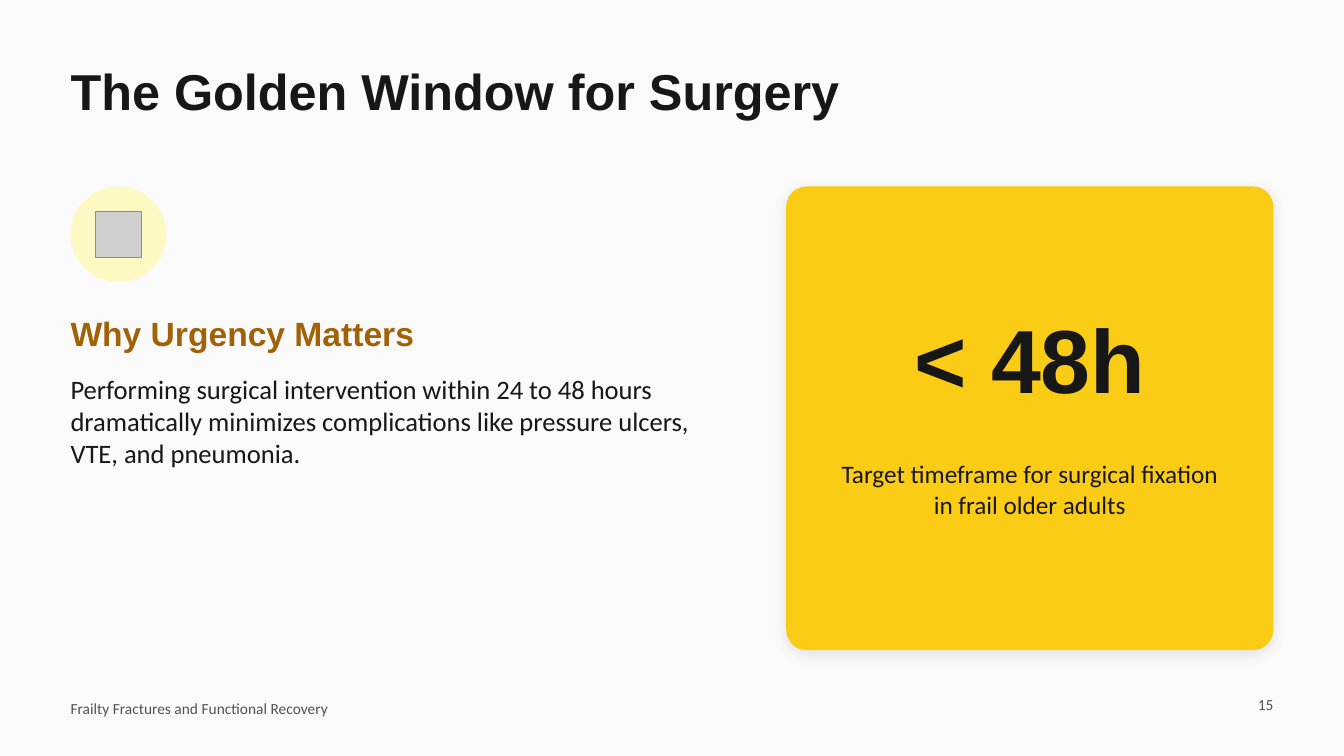
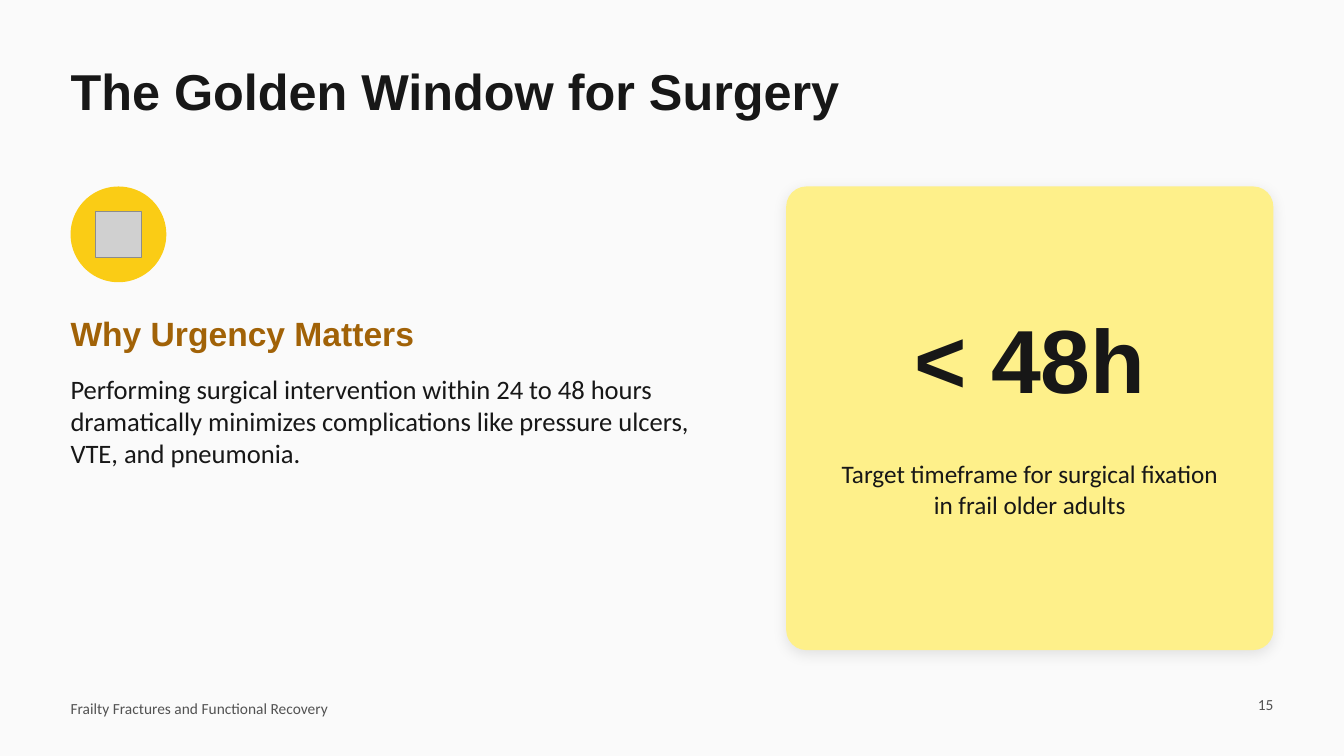
Before and after one commit to Anithmanasae/Serve-Smart-software, a slide deck: slide 15 of Frailty_Fractures_and_Functional_Recovery.pptx. Drawn at 1344x756 pixels with LibreOffice and Linux fonts; fonts in the diff are those of the drawing; grey boxes stand for pictures. Boxes give left, top, right and bottom in pixels: in the first picture for what was removed or moved away, otherwise in the second. Text is boxed around its words. In the diff, an @@ line names an element or a change of style, - is before the commit and + after.

```diff
--- a/Frailty_Fractures_and_Functional_Recovery.pptx
+++ b/Frailty_Fractures_and_Functional_Recovery.pptx
@@ ellipse at bbox=[71, 187, 166, 282]: fill #FEF9C3 to #FACC15 @@
@@ rounded rectangle at bbox=[786, 187, 1273, 650]: fill #FACC15 to #FEF08A @@
```
Also in this commit, not shown: 15 other slides changed.
